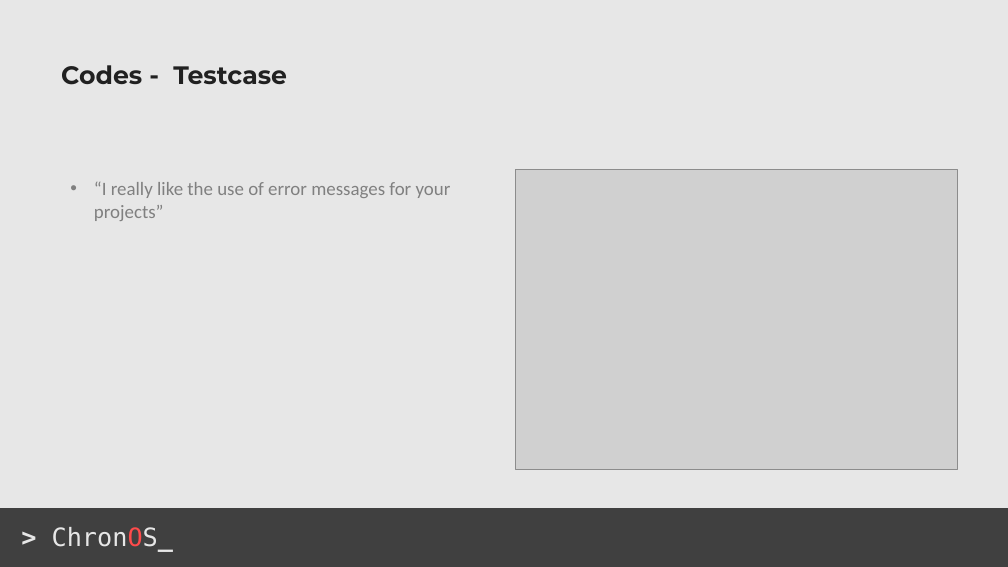
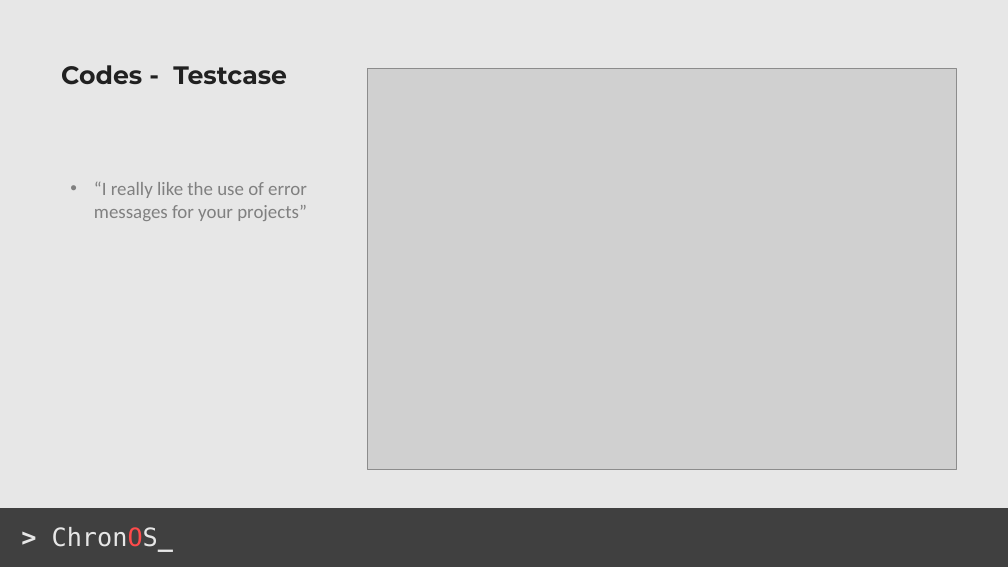
Before and after one commit to acyanbird/chronos-labsheet, a slide deck: slide 15 of ChronOS_PPT.pptx. Drawn at 1008x567 pixels with LibreOffice and Linux fonts; fonts in the diff are those of the drawing; grey boxes stand for pictures. Boxes give left, top, right and bottom in pixels: in the first picture for what was removed or moved away, otherwise in the second. Text is boxed around its words. In the diff, an @@ line names an element or a change of style, - is before the commit and + after.

```diff
--- a/ChronOS_PPT.pptx
+++ b/ChronOS_PPT.pptx
@@ picture: place and size @@
-picture at [516, 169, 957, 470]
+picture at [368, 69, 957, 470]
@@ text "“I really like the use ..." rewrapped from [94, 182, 451, 221] to [94, 182, 307, 221] @@
```
Also in this commit, not shown: 3 other slides changed, 3 other files.
